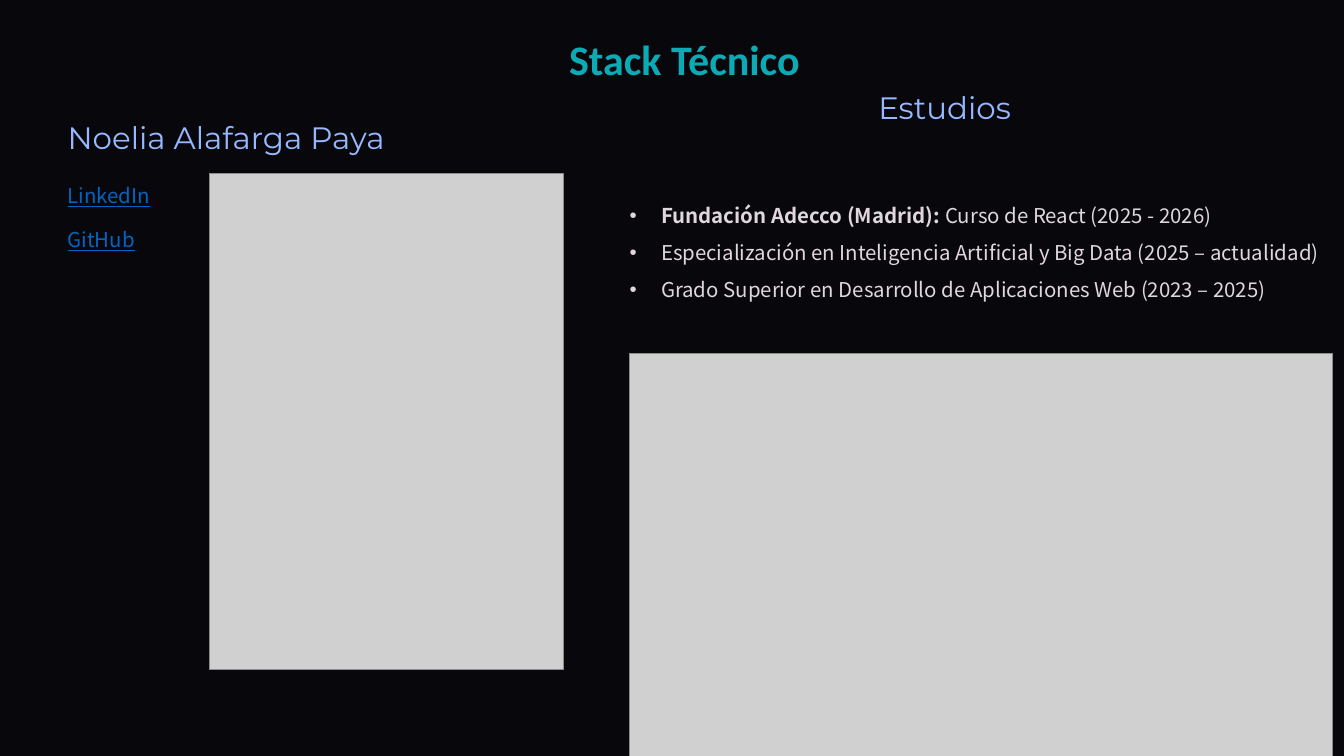
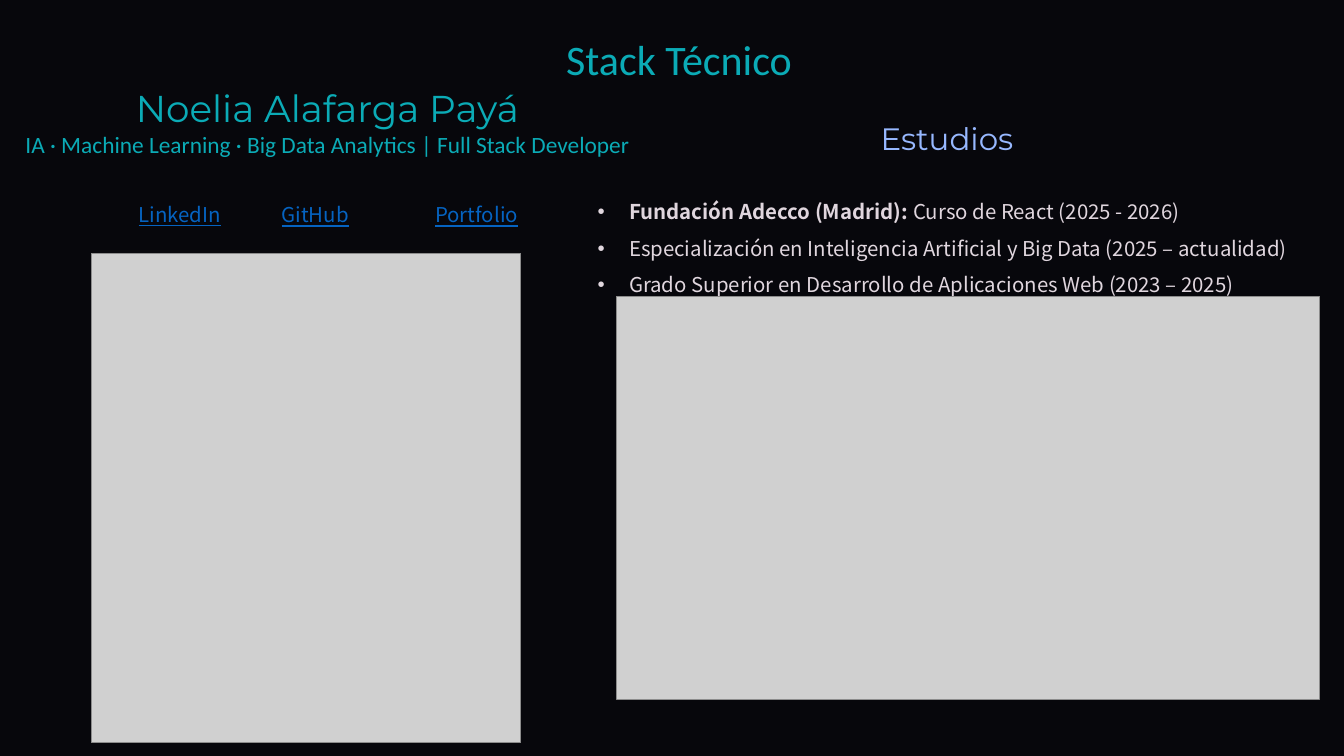
Before and after one commit to DavidCorredorMiguel/proyectogrupo2, a slide deck: slide 6 of Tech-and-Learn-Innovacion-y-Aprendizaje-en-E-commerce (1).pptx. Drawn at 1344x756 pixels with LibreOffice and Linux fonts; fonts in the diff are those of the drawing; grey boxes stand for pictures; background and template pictures are left out. Boxes give left, top, right and bottom in pixels: in the first picture for what was removed or moved away, otherwise in the second. Text is boxed around its words. In the diff, an @@ line names an element or a change of style, - is before the commit and + after.

Commit message:
Presentacion

```diff
--- a/Tech-and-Learn-Innovacion-y-Aprendizaje-en-E-commerce (1).pptx
+++ b/Tech-and-Learn-Innovacion-y-Aprendizaje-en-E-commerce (1).pptx
@@ text "Stack Técnico" at [566,46,792,76]: bold off @@
@@ text added at [25,94,629,157], 20 pt, text #0BABB6 @@
+Noelia Alafarga Payá
+IA · Machine Learning · Big Data Analytics | Full Stack Developer
@@ text "Estudios": place and size @@
-text "Estudios" at [878,96,1011,119]
+text "Estudios" at [881,127,1014,150]
@@ text removed at [68,126,384,155] @@
-Noelia Alafarga Paya
@@ text "Fundación Adecco (Madrid): Curso de ...": place and size @@
-text "Fundación Adecco (Madrid): Curso de ..." at [661,204,1318,302]
+text "Fundación Adecco (Madrid): Curso de ..." at [629,200,1286,298]
@@ text "LinkedIn" at [139,205,221,226]: alignment left to centre @@
@@ text "LinkedIn": place and size @@
-text "LinkedIn" at [68,186,150,207]
+text "LinkedIn" at [139,205,221,226]
@@ text "GitHub": place and size @@
-text "GitHub" at [68,230,135,251]
+text "GitHub" at [282,205,349,227]
@@ text "GitHub" at [282,205,349,227]: alignment left to centre @@
@@ text added at [435,205,518,227], 17.5 pt, text #0563C1, underline @@
+Portfolio
@@ picture: place and size @@
-picture at [210,173,564,669]
+picture at [92,253,521,743]
@@ picture: place and size @@
-picture at [629,354,1332,756]
+picture at [617,297,1320,699]
```
Also in this commit, not shown: 5 other slides changed, 1 other file.
